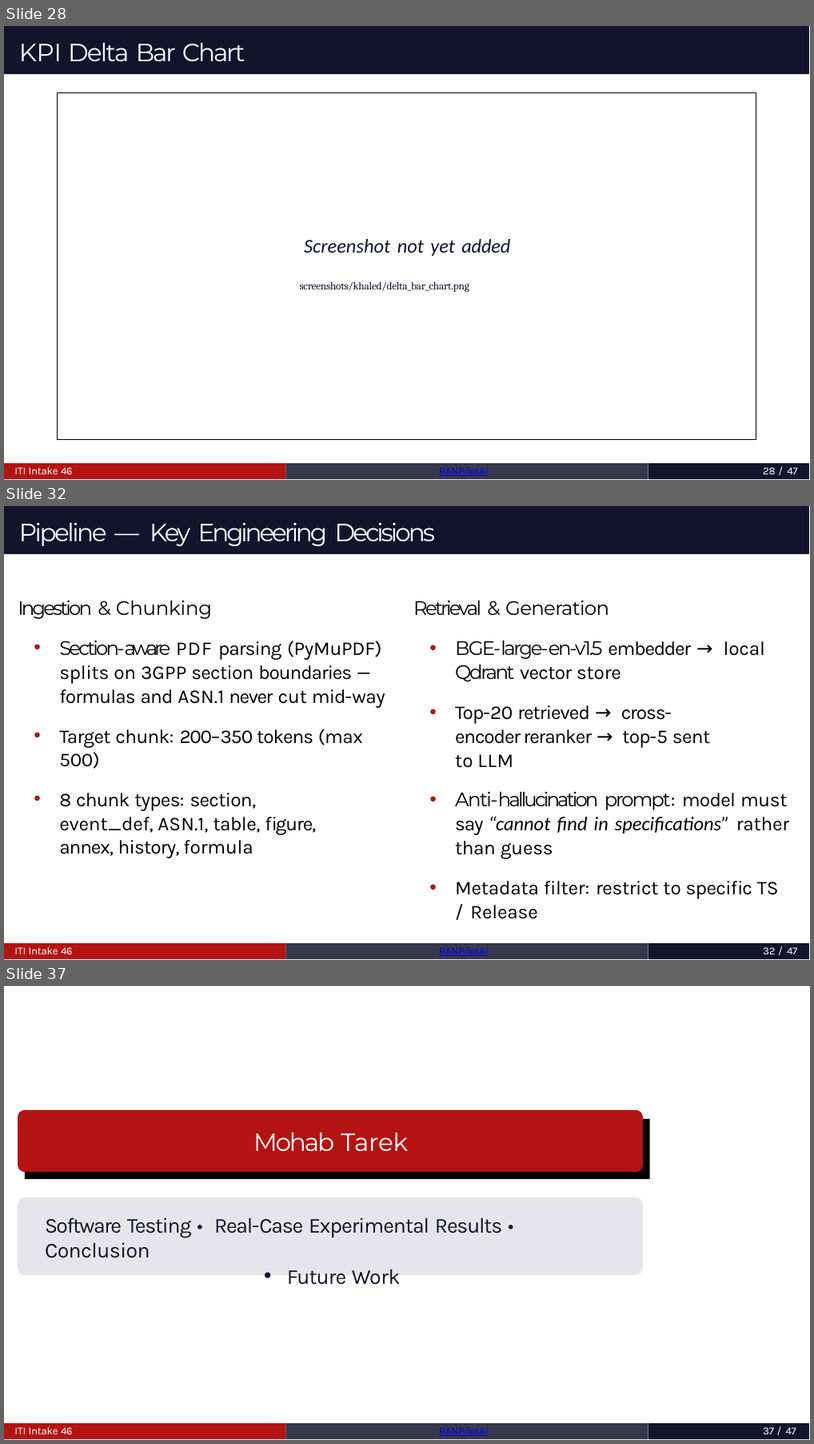
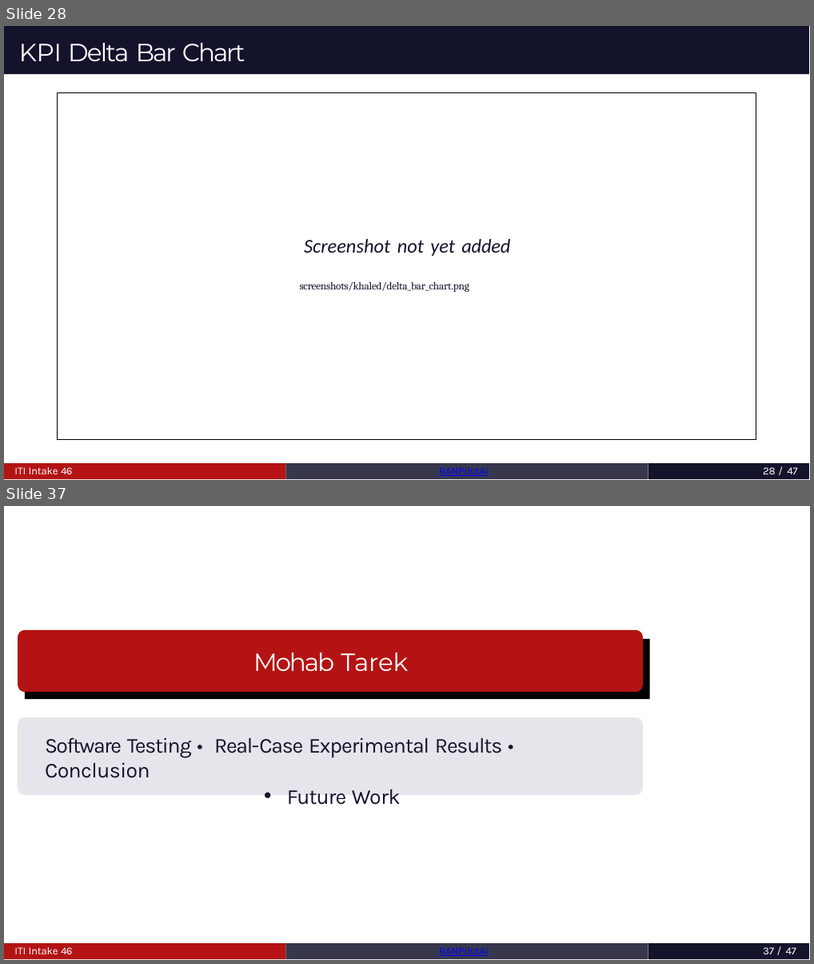
Before and after one commit to MahmoudAshrafYadem/ITI-Graduation_project, a slide deck: RANPilotAi_Graduation_Project_BOOK/presentation.pptx. Shown one above the other, each under a label of ours: slides 28, 32 and 37 before the commit, slides 28 and 37 after it; the slides between them are not shown. The pictures are 814x1444 and 814x964 pixels, drawn with LibreOffice and Linux fonts; fonts in the diff are those of the drawing. Boxes give left, top, right and bottom in pixels: in the first picture for what was removed or moved away, otherwise in the second. Text is boxed around its words. In the diff, an @@ line names an element or a change of style, - is before the commit and + after.

```diff
--- a/RANPilotAi_Graduation_Project_BOOK/presentation.pptx
+++ b/RANPilotAi_Graduation_Project_BOOK/presentation.pptx
@@ slide 32 removed at <box>4,506,810,960</box>, background #FFFFFF; not listed: 1 template element that a slide beside it also shows @@
@@ title removed at <box>19,523,436,546</box> @@
-Pipeline — Key Engineering Decisions
@@ text removed at <box>18,600,386,835</box> @@
-Ingestion & Chunking
-• Section-aware PDF parsing (PyMuPDF) splits on 3GPP section boundaries — formulas and ASN.1 never cut mid-way
-• Target chunk: 200–350 tokens (max 500)
-• 8 chunk types: section, event_def, ASN.1, table, figure, annex, history, formula
@@ text removed at <box>414,600,790,899</box> @@
-Retrieval & Generation
-• BGE-large-en-v1.5 embedder → local
-Qdrant vector store
-• Top-20 retrieved → cross-encoder reranker → top-5 sent to LLM
-• Anti-hallucination prompt: model must say “cannot find in specifications” rather than guess
-• Metadata filter: restrict to specific TS / Release
@@ freeform shape removed at <box>4,943,285,960</box> @@
@@ text removed at <box>14,947,73,954</box> @@
-ITI Intake 46
@@ freeform shape removed at <box>285,943,647,960</box> @@
@@ text removed at <box>439,947,488,956</box> @@
-RANPilotAI
@@ freeform shape removed at <box>648,943,809,960</box> @@
@@ page number removed at <box>763,947,798,954</box> @@
-32 / 47
```
Also in this commit, not shown: 8 slides changed, 2 slides added, 1 other slide removed.
